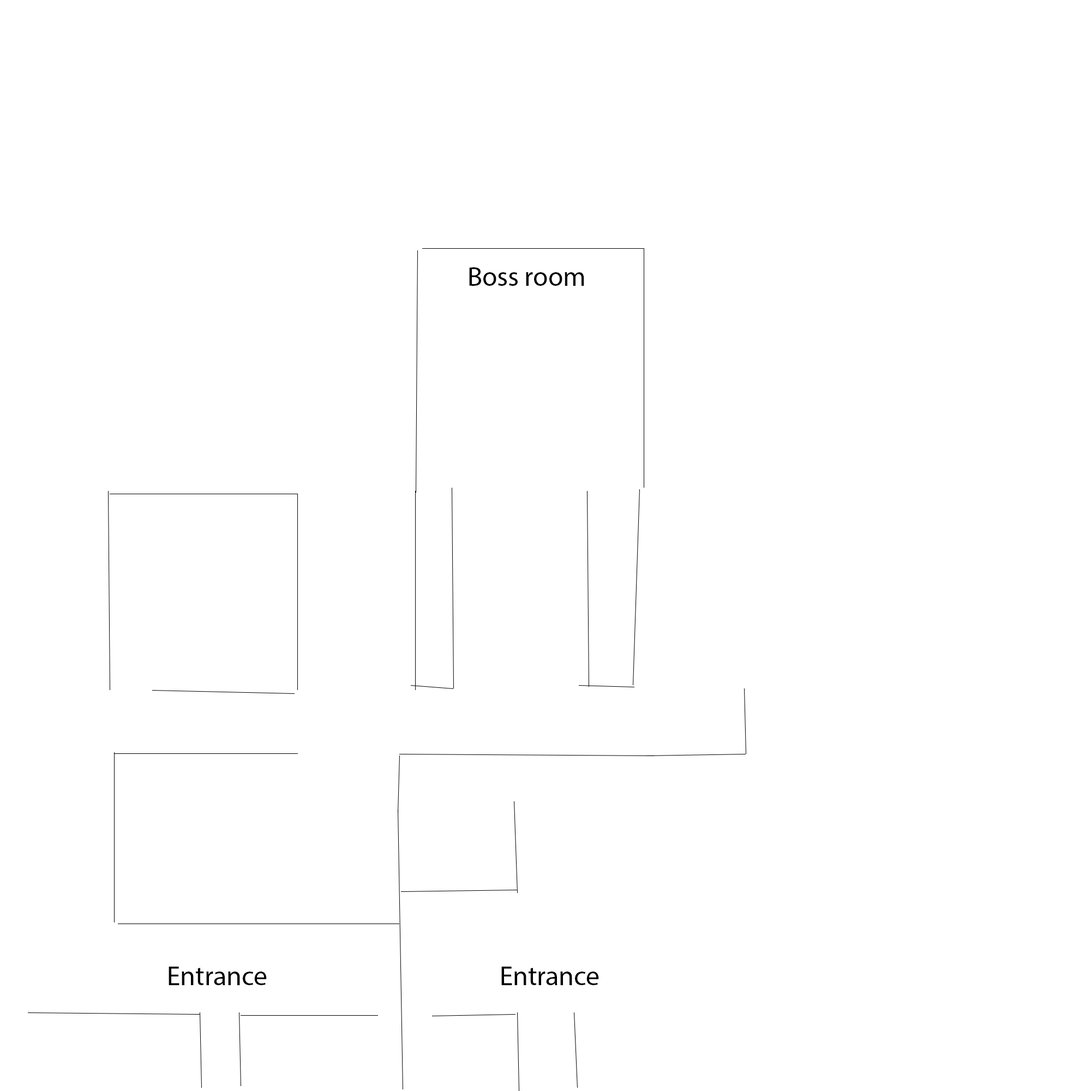
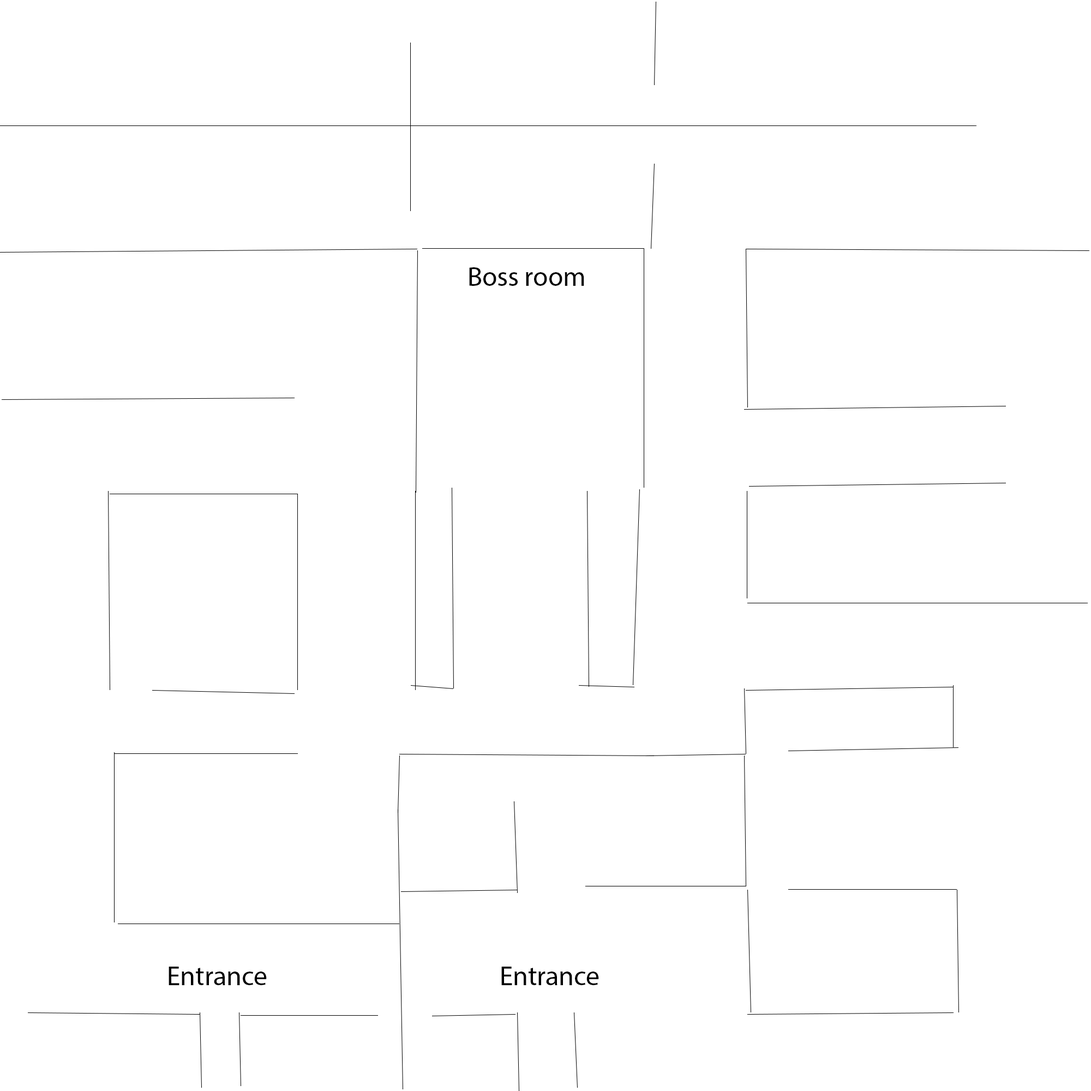
Layers edited between the first and the second (1091, 1091) image:
added layer "Shape 60" above "Shape 59" over 651, 163, 655, 249
added layer "Shape 59" above "Shape 58" over 654, 1, 657, 86
added layer "Shape 58" above "Shape 57" over 410, 42, 411, 212
added layer "Shape 57" above "Shape 56" over 0, 125, 977, 127
added layer "Shape 56" above "Shape 55" over 746, 248, 1090, 252
added layer "Shape 55" above "Shape 54" over 746, 248, 749, 408
added layer "Shape 54" above "Shape 53" over 744, 406, 1007, 410
added layer "Shape 53" above "Shape 52" over 749, 482, 1007, 487
added layer "Shape 52" above "Shape 51" over 747, 491, 748, 599
added layer "Shape 51" above "Shape 50" over 747, 603, 1089, 604
added layer "Shape 50" above "Shape 49" over 953, 685, 954, 748
added layer "Shape 49" above "Shape 48" over 746, 687, 954, 691
added layer "Shape 48" above "Shape 47" over 788, 747, 959, 752
added layer "Shape 47" above "Shape 46" over 788, 889, 958, 891
added layer "Shape 46" above "Shape 45" over 957, 890, 960, 1013
added layer "Shape 45" above "Shape 44" over 747, 1012, 954, 1016
added layer "Shape 44" above "Shape 43" over 747, 890, 752, 1013
added layer "Shape 43" above "Shape 42" over 744, 755, 747, 887
added layer "Shape 42" above "Shape 41" over 585, 886, 747, 887
added layer "Shape 41" above "Shape 40" over 0, 248, 418, 253
added layer "Shape 40" above "Shape 39" over 1, 397, 295, 401
